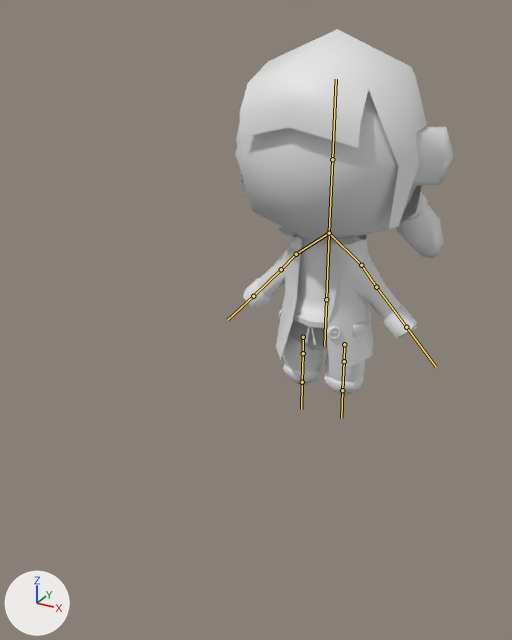
A saved change to the FBX model Assets/Models/Player/Player.fbx.
Camera for both pictures: a 50 mm lens placed at (2.38, -5.7, 3.39), pointed at (-0.05, -1.27, 1.18). Lighting does not change. The marker at lower left points along +X, +Y and +Z. The bones that bend it are drawn over the model as lines.

Names of what the first picture shows: 'body', 'body.001'.
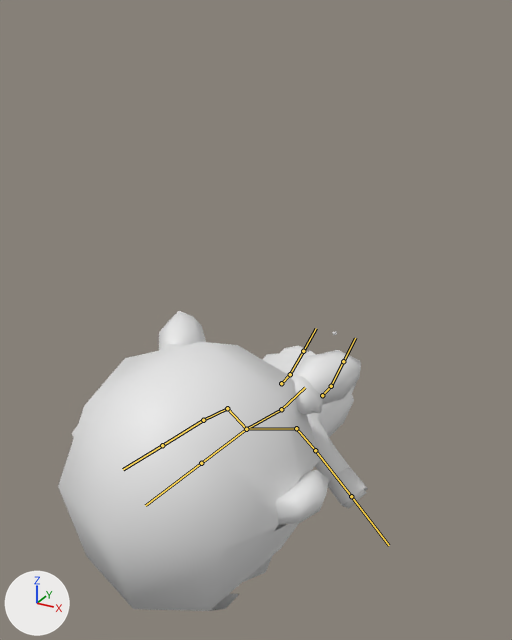
The newer file adds an action. The first version stands in its rest pose; the second is drawn at frame 25 of the action 'Armature|Dead'.

What differs and where, as boxes (x1, y1, x2, y2) in the pictures (512 x 640 px):
```json
{"object": "body", "change": "posed", "before": [235, 29, 454, 396], "after": [58, 311, 367, 611], "on screen": "41% wider, 18% shorter"}
{"object": "body.001", "change": "posed", "before": [243, 232, 417, 372], "after": [262, 331, 368, 507]}
{"bone": "Bone", "before": "(326, 299) to (324, 346)", "after": "(281, 409) to (305, 387)"}
{"bone": "Bone.007", "before": "(344, 344) to (344, 361)", "after": "(322, 395) to (331, 386)"}
{"bone": "Bone.008", "before": "(344, 361) to (342, 390)", "after": "(331, 386) to (343, 361)"}
{"bone": "Bone.009", "before": "(303, 337) to (303, 353)", "after": "(281, 383) to (290, 374)"}
{"bone": "Bone.010", "before": "(303, 353) to (302, 382)", "after": "(290, 374) to (303, 351)"}
{"bone": "Bone.001", "before": "(326, 299) to (329, 233)", "after": "(281, 409) to (246, 429)"}
{"bone": "Bone.002", "before": "(329, 233) to (332, 159)", "after": "(246, 429) to (201, 463)"}
{"bone": "Bone.003", "before": "(329, 233) to (361, 265)", "after": "(246, 429) to (296, 428)"}
{"bone": "Bone.004", "before": "(361, 265) to (376, 287)", "after": "(296, 428) to (315, 450)"}
{"bone": "Bone.005", "before": "(376, 287) to (406, 327)", "after": "(315, 450) to (351, 496)"}
{"bone": "Bone.006", "before": "(329, 233) to (296, 254)", "after": "(246, 429) to (227, 408)"}
{"bone": "Bone.011", "before": "(296, 254) to (281, 269)", "after": "(227, 408) to (203, 420)"}
{"bone": "Bone.012", "before": "(281, 269) to (253, 296)", "after": "(203, 420) to (162, 445)"}
```

Edits to the scene script, one JSON object a line:
```json
{"block": "bone_bone", "where": "bone_bone = bpy.data.objects['Armature'].pose.bones['Bone']"}
{"op": "set", "path": "bone_bone.location", "old": "(0.0, 0.0, 0.0)", "new": "(0.0, 0.715, 0.896)"}
{"op": "set", "path": "bone_bone.rotation_quaternion", "old": "(1.0, 0.0, 0.0, 0.0)", "new": "(0.72, -0.694, 0.0, 0.0)", "note": "degrees (0, 0, 0) -> degrees (-88, 0, 0)"}
{"block": "bone_bone_007", "where": "bone_bone_007 = bpy.data.objects['Armature'].pose.bones['Bone.007']  # child of 'Bone'"}
{"op": "set", "path": "bone_bone_007.rotation_quaternion", "old": "(1.0, 0.0, 0.0, 0.0)", "new": "(0.999, -0.054, 0.001, 0.0)", "note": "degrees (0, 0, 0) -> degrees (-6, 0, 0)"}
{"block": "bone_bone_008", "where": "bone_bone_008 = bpy.data.objects['Armature'].pose.bones['Bone.008']  # child of 'Bone.007'"}
{"op": "set", "path": "bone_bone_008.rotation_quaternion", "old": "(1.0, 0.0, 0.0, 0.0)", "new": "(0.984, -0.178, 0.002, 0.0)", "note": "degrees (0, 0, 0) -> degrees (-20, 0, 0)"}
{"block": "bone_bone_009", "where": "bone_bone_009 = bpy.data.objects['Armature'].pose.bones['Bone.009']  # child of 'Bone'"}
{"op": "set", "path": "bone_bone_009.rotation_quaternion", "old": "(1.0, 0.0, 0.0, 0.0)", "new": "(0.999, -0.054, 0.001, 0.0)", "note": "degrees (0, 0, 0) -> degrees (-6, 0, 0)"}
{"block": "bone_bone_010", "where": "bone_bone_010 = bpy.data.objects['Armature'].pose.bones['Bone.010']  # child of 'Bone.009'"}
{"op": "set", "path": "bone_bone_010.rotation_quaternion", "old": "(1.0, 0.0, 0.0, 0.0)", "new": "(0.984, -0.178, 0.002, 0.0)", "note": "degrees (0, 0, 0) -> degrees (-20, 0, 0)"}
{"block": "bone_bone_001", "where": "bone_bone_001 = bpy.data.objects['Armature'].pose.bones['Bone.001']"}
{"op": "set", "path": "bone_bone_001.location", "old": "(0.0, 0.0, 0.0)", "new": "(0.0, -0.715, 0.896)"}
{"op": "set", "path": "bone_bone_001.rotation_quaternion", "old": "(1.0, 0.0, 0.0, 0.0)", "new": "(0.783, 0.622, 0.0, 0.0)", "note": "degrees (0, 0, 0) -> degrees (77, 0, 0)"}
{"block": "bone_bone_002", "where": "bone_bone_002 = bpy.data.objects['Armature'].pose.bones['Bone.002']  # child of 'Bone.001'"}
{"op": "set", "path": "bone_bone_002.rotation_quaternion", "old": "(1.0, 0.0, 0.0, 0.0)", "new": "(0.999, 0.055, 0.0, 0.0)", "note": "degrees (0, 0, 0) -> degrees (6, 0, 0)"}
{"block": "bone_bone_003", "where": "bone_bone_003 = bpy.data.objects['Armature'].pose.bones['Bone.003']  # child of 'Bone.001'"}
{"op": "set", "path": "bone_bone_003.rotation_quaternion", "old": "(1.0, 0.0, 0.0, 0.0)", "new": "(0.999, -0.033, 0.043, 0.0)", "note": "degrees (0, 0, 0) -> degrees (-4, 5, 0)"}
{"block": "bone_bone_004", "where": "bone_bone_004 = bpy.data.objects['Armature'].pose.bones['Bone.004']  # child of 'Bone.003'"}
{"op": "set", "path": "bone_bone_004.rotation_quaternion", "old": "(1.0, 0.0, 0.0, 0.0)", "new": "(0.778, 0.097, 0.287, 0.55)", "note": "degrees (0, 0, 0) -> degrees (30, 20, 76)"}
{"block": "bone_bone_005", "where": "bone_bone_005 = bpy.data.objects['Armature'].pose.bones['Bone.005']  # child of 'Bone.004'"}
{"op": "set", "path": "bone_bone_005.rotation_quaternion", "old": "(1.0, 0.0, 0.0, 0.0)", "new": "(0.999, 0.039, 0.037, -0.009)", "note": "degrees (0, 0, 0) -> degrees (4, 4, -1)"}
{"block": "bone_bone_006", "where": "bone_bone_006 = bpy.data.objects['Armature'].pose.bones['Bone.006']  # child of 'Bone.001'"}
{"op": "set", "path": "bone_bone_006.rotation_quaternion", "old": "(1.0, 0.0, 0.0, 0.0)", "new": "(0.999, -0.033, -0.043, 0.0)", "note": "degrees (0, 0, 0) -> degrees (-4, -5, 0)"}
{"block": "bone_bone_011", "where": "bone_bone_011 = bpy.data.objects['Armature'].pose.bones['Bone.011']  # child of 'Bone.006'"}
{"op": "set", "path": "bone_bone_011.rotation_quaternion", "old": "(1.0, 0.0, 0.0, 0.0)", "new": "(0.736, 0.137, -0.285, -0.598)", "note": "degrees (0, 0, 0) -> degrees (34, -15, -83)"}
{"block": "bone_bone_012", "where": "bone_bone_012 = bpy.data.objects['Armature'].pose.bones['Bone.012']  # child of 'Bone.011'"}
{"op": "set", "path": "bone_bone_012.rotation_quaternion", "old": "(1.0, 0.0, 0.0, 0.0)", "new": "(0.999, 0.047, -0.026, 0.008)", "note": "degrees (0, 0, 0) -> degrees (5, -3, 1)"}
```
